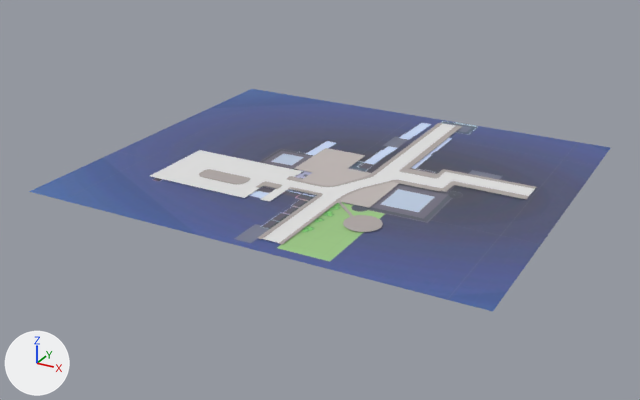
An edit to the Blender file 3D-Assets/Buildings/Road/Road.blend, drawn before and after from the same camera.
One viewpoint serves both versions: a 50 mm lens placed at (204.0, -388.0, 173.0), pointed at (-8.0, -4.0, -20.0). Every picture has the same lights, and +X, +Y and +Z are marked at lower left.
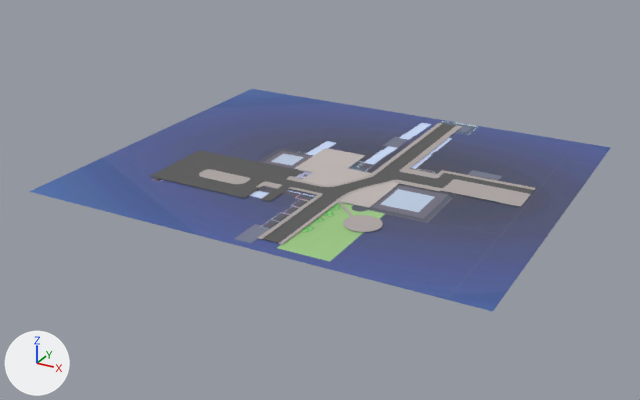
Commit message: changes road

Changed parts and their boxes [x1, y1, x2, y2] in the pictures (640 x 400 px; the box of a moved part takes in the faces that stretch with it):
'Plane', recoloured (white to grey)
    both: [150, 123, 536, 243]
'Plane.001', reshaped
    before: [278, 180, 529, 244]
    after: [278, 179, 531, 244]
part 1 of me_plane_001, moved or reshaped
    before: [455, 184, 528, 200]
    after: [447, 184, 528, 207]

The change, as a diff of the scene's bpy script:
```diff
--- a/3D-Assets/Buildings/Road/Road.blend.py
+++ b/3D-Assets/Buildings/Road/Road.blend.py
@@ mat_material_001 @@
+mat_material_001 = principled_material('Material.001')
+mat_material_001.base_color = (0.111, 0.111, 0.111)  # dark grey #5e5e5e
+mat_material_001.roughness = 1.0
@@ me_plane @@
 me_plane.from_pydata(...)  # 88 vertices, 90 faces; spans x -17.0..15.0, y -1.0..189.0, z 0.0
+me_plane.materials.append(mat_material_001)  # dark grey #5e5e5e
@@ me_plane_001 @@
 me_plane_001.from_pydata(...)  # 152 vertices, 116 faces; spans x -1.0..81.2, y -1.3..104.7, z 0.0..0.1
 # used by ob_plane_001; location = (17.9, -85.8, -3.7)
+# me_plane_001 part 1: all 4 vertices in x 43.1..81.2, y 99.6..99.9, z 0.0..0.1 are moved by (0.0, -10.0, 0.0)
 me_plane_001.materials.append(mat_gehsteig)
```
